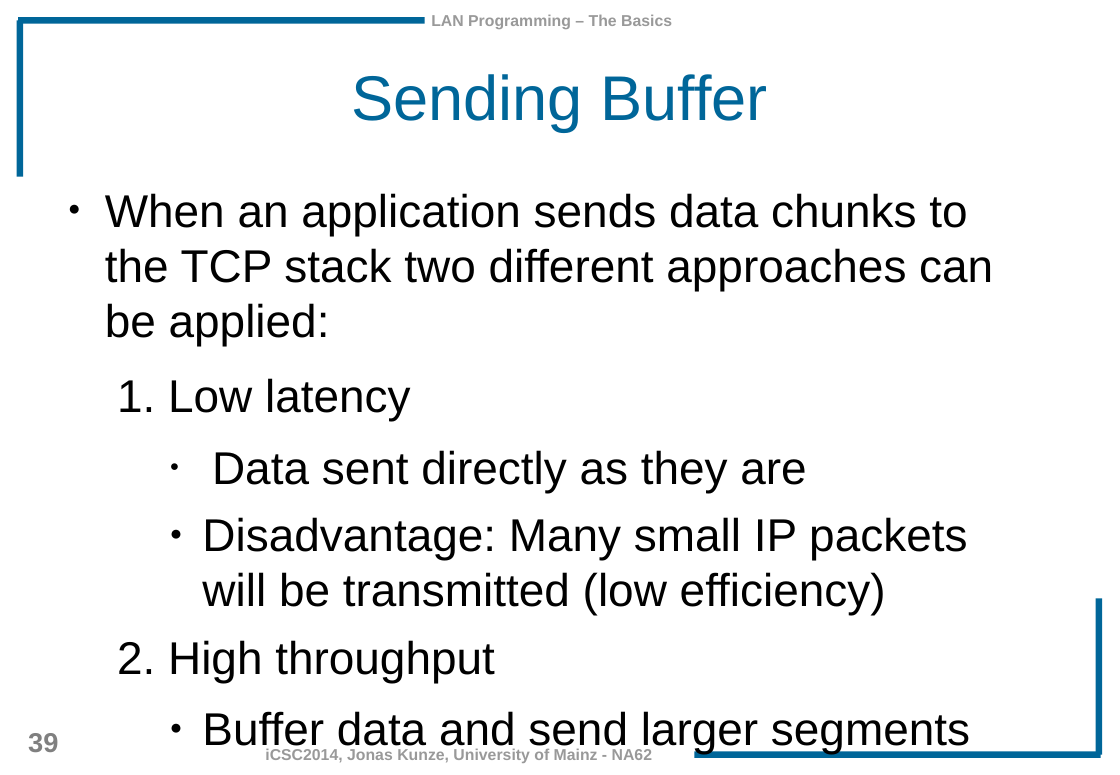
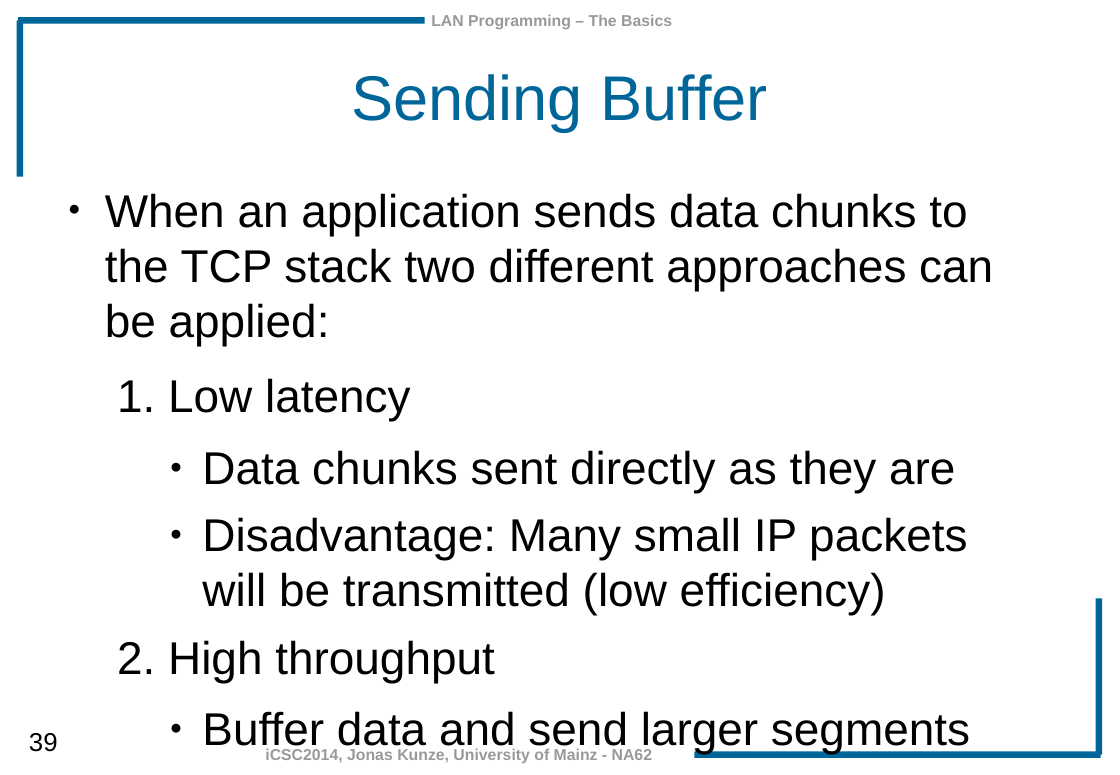
Before and after one commit to JonasKunze/icsc2014, a slide deck: slide 39 of iCSC-2014-LAN_Programming_Basics.odp. Drawn at 1120x775 pixels with LibreOffice and Linux fonts; fonts in the diff are those of the drawing; background and template pictures are left out. Boxes give left, top, right and bottom in pixels: in the first picture for what was removed or moved away, otherwise in the second. Text is boxed around its words. In the diff, an @@ line names an element or a change of style, - is before the commit and + after.

Commit message:
Typos corrected

```diff
--- a/iCSC-2014-LAN_Programming_Basics.odp
+++ b/iCSC-2014-LAN_Programming_Basics.odp
@@ text at (202,450,955,493): text changed @@
-    ● Data sent directly as they are
+    ● Data chunks sent directly as they are
@@ page number at (29,733,58,752): size 19 to 18 pt, text colour #808080 to #000000, bold off @@
```
Also in this commit, not shown: 15 other slides changed.
